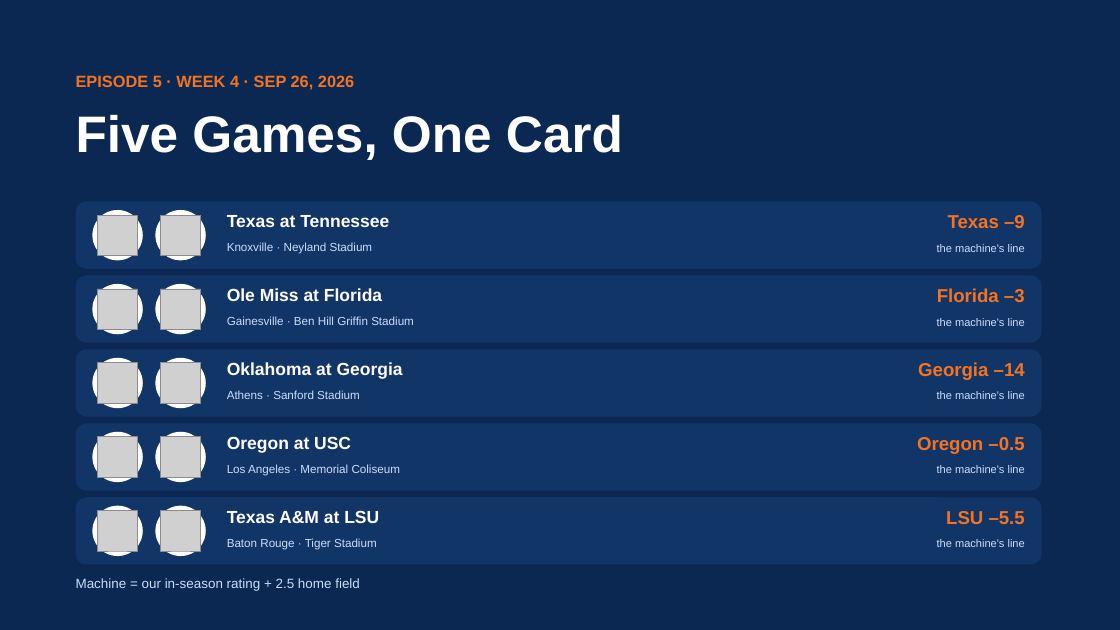
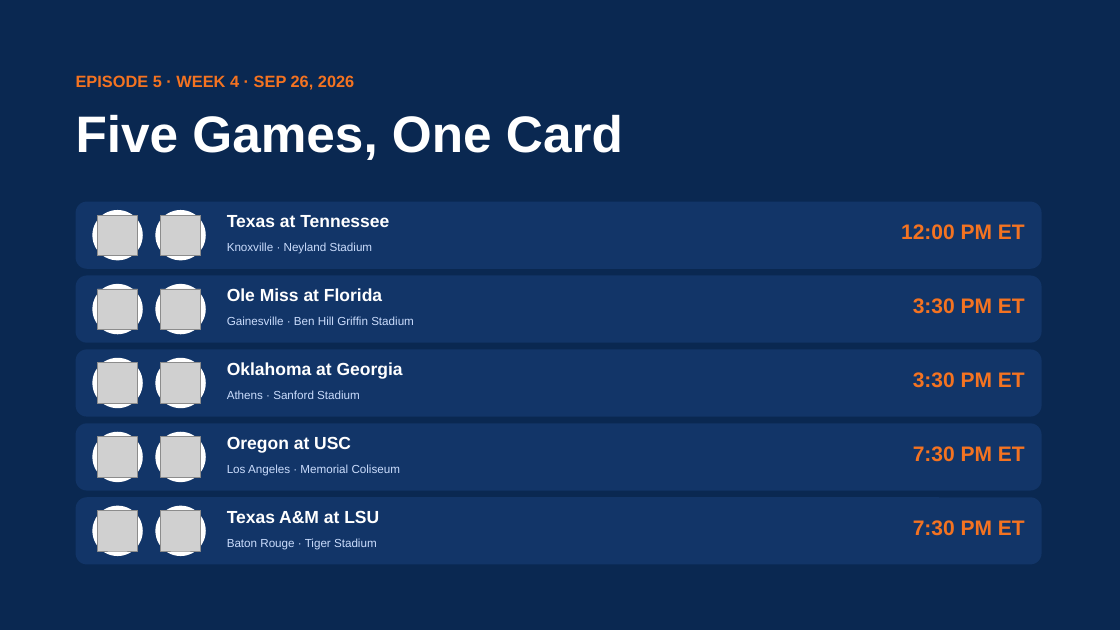
Before and after one commit to lucasalvarezflorida-lab/ncaa-fbs-analytics, a slide deck: slide 4 of decks/2026_Week4_Episode5.pptx. Drawn at 1120x630 pixels with LibreOffice and Linux fonts; fonts in the diff are those of the drawing; grey boxes stand for pictures. Boxes give left, top, right and bottom in pixels: in the first picture for what was removed or moved away, otherwise in the second. Text is boxed around its words. In the diff, an @@ line names an element or a change of style, - is before the commit and + after.

```diff
--- a/decks/2026_Week4_Episode5.pptx
+++ b/decks/2026_Week4_Episode5.pptx
@@ text added at bbox=[901, 224, 1025, 239], 18 pt, text #F47321, bold @@
+12:00 PM ET
@@ text removed at bbox=[948, 215, 1025, 228] @@
-Texas –9
@@ text removed at bbox=[937, 244, 1025, 252] @@
-the machine's line
@@ text at bbox=[913, 298, 1025, 314]: text changed; size 16 to 18 pt @@
-Florida –3
+3:30 PM ET
@@ text removed at bbox=[937, 318, 1025, 326] @@
-the machine's line
@@ text added at bbox=[913, 372, 1025, 388], 18 pt, text #F47321, bold @@
+3:30 PM ET
@@ text removed at bbox=[918, 362, 1025, 380] @@
-Georgia –14
@@ text removed at bbox=[937, 391, 1025, 399] @@
-the machine's line
@@ text added at bbox=[913, 446, 1025, 462], 18 pt, text #F47321, bold @@
+7:30 PM ET
@@ text removed at bbox=[917, 437, 1024, 454] @@
-Oregon –0.5
@@ text removed at bbox=[937, 465, 1025, 473] @@
-the machine's line
@@ text added at bbox=[913, 520, 1025, 536], 18 pt, text #F47321, bold @@
+7:30 PM ET
@@ text removed at bbox=[937, 539, 1025, 547] @@
-the machine's line
@@ text removed at bbox=[946, 511, 1025, 524] @@
-LSU –5.5
@@ text removed at bbox=[76, 578, 360, 591] @@
-Machine = our in-season rating + 2.5 home field
```
Also in this commit, not shown: 2 other files.
